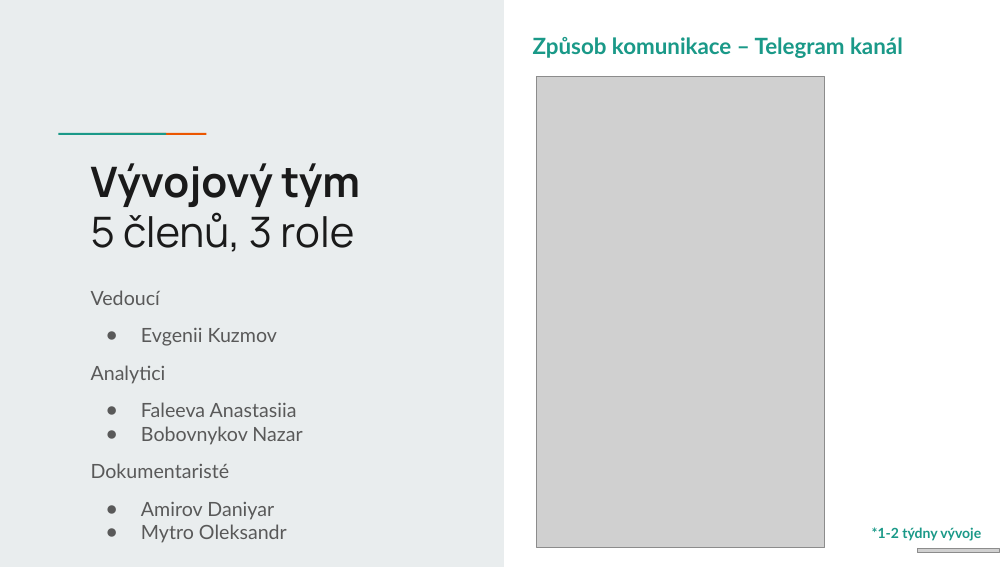
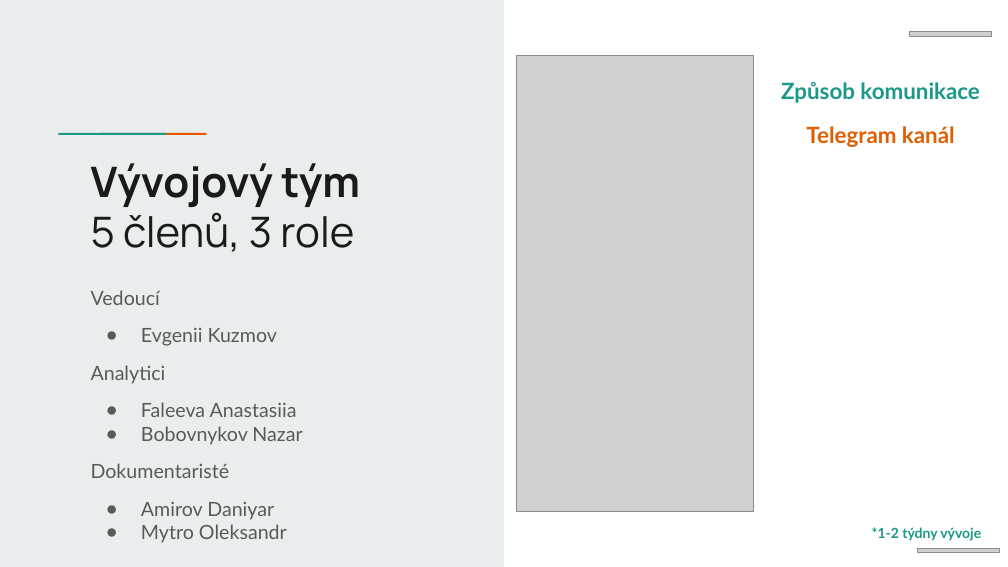
Before and after one commit to ku3m0v/nnpsw-delivery-planning, a slide deck: slide 5 of prsnttns/milnik-I/NNPSW_Milnik-I.pptx. Drawn at 1008x567 pixels with LibreOffice and Linux fonts; fonts in the diff are those of the drawing; grey boxes stand for pictures. Boxes give left, top, right and bottom in pixels: in the first picture for what was removed or moved away, otherwise in the second. Text is boxed around its words. In the diff, an @@ line names an element or a change of style, - is before the commit and + after.

Commit message:
updated presentation

```diff
--- a/prsnttns/milnik-I/NNPSW_Milnik-I.pptx
+++ b/prsnttns/milnik-I/NNPSW_Milnik-I.pptx
@@ picture: place and size @@
-picture at [537, 77, 826, 548]
+picture at [517, 55, 754, 511]
@@ picture added at [909, 32, 992, 37] @@
@@ text at [781, 82, 979, 147]: text changed @@
-Způsob komunikace – Telegram kanál
+Způsob komunikace
+Telegram kanál
```
Also in this commit, not shown: 8 other slides changed, 2 other files.
